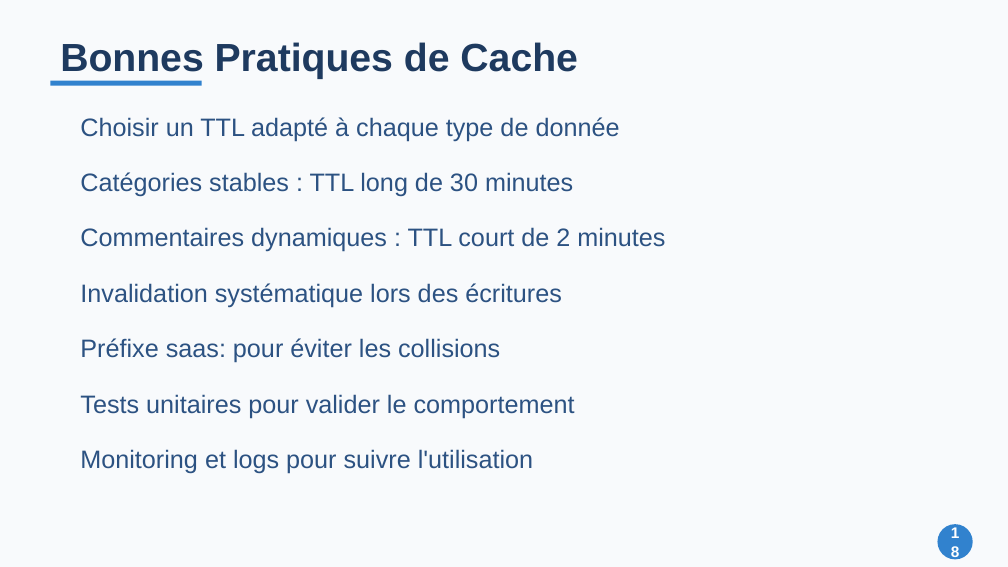
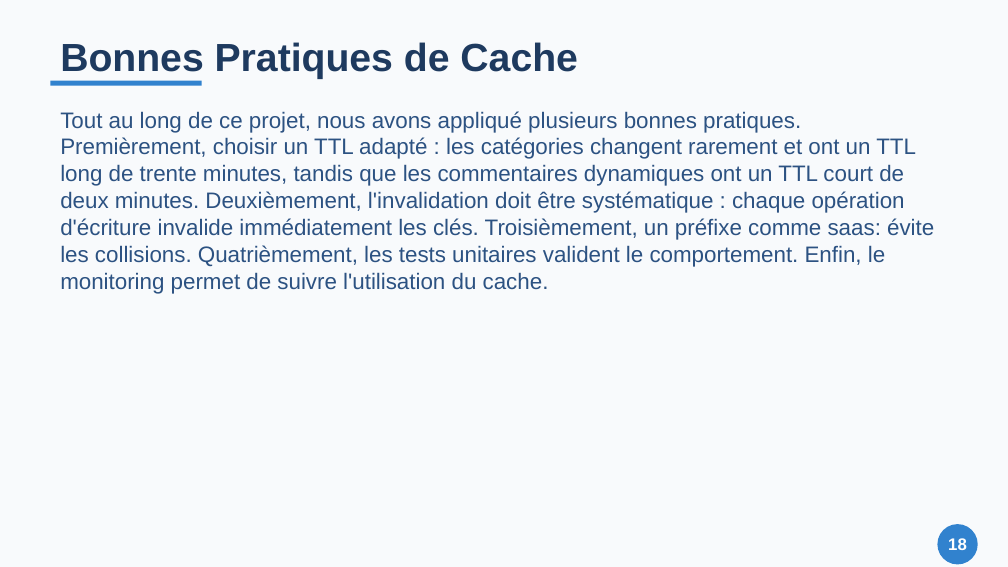
Before and after one commit to Zeinot/marketplace-saas, a slide deck: slide 18 of output/Presentation_Cache_Redis.pptx. Drawn at 1008x567 pixels with LibreOffice and Linux fonts; fonts in the diff are those of the drawing. Boxes give left, top, right and bottom in pixels: in the first picture for what was removed or moved away, otherwise in the second. Text is boxed around its words. In the diff, an @@ line names an element or a change of style, - is before the commit and + after.

```diff
--- a/output/Presentation_Cache_Redis.pptx
+++ b/output/Presentation_Cache_Redis.pptx
@@ text "Tout au long de ce ..." at (60, 111, 934, 294): vertical alignment middle to top @@
@@ text at (60, 111, 934, 294): text changed; size 18 to 16 pt @@
-Choisir un TTL adapté à chaque type de donnée
+Tout au long de ce projet, nous avons appliqué plusieurs bonnes pratiques. Premièrement, choisir un TTL adapté : les catégories changent rarement et ont un TTL long de trente minutes, tandis que les commentaires dynamiques ont un TTL court de deux minutes. Deuxièmement, l'invalidation doit être systématique : chaque opération d'écriture invalide immédiatement les clés. Troisièmement, un préfixe comme saas: évite les collisions. Quatrièmement, les tests unitaires valident le comportement. Enfin, le monitoring permet de suivre l'utilisation du cache.
@@ text removed at (80, 172, 573, 197) @@
-Catégories stables : TTL long de 30 minutes
@@ text removed at (80, 227, 665, 252) @@
-Commentaires dynamiques : TTL court de 2 minutes
@@ text removed at (80, 283, 562, 308) @@
-Invalidation systématique lors des écritures
@@ text removed at (80, 338, 500, 363) @@
-Préfixe saas: pour éviter les collisions
@@ text removed at (80, 394, 575, 418) @@
-Tests unitaires pour valider le comportement
@@ text removed at (80, 449, 533, 474) @@
-Monitoring et logs pour suivre l'utilisation
@@ text "18" at (948, 538, 967, 550): size 11 to 12 pt @@
@@ ellipse: place and size @@
-ellipse at (937, 524, 973, 559)
+ellipse at (937, 524, 978, 564)
```
Also in this commit, not shown: 14 other slides changed, 21 other files.
